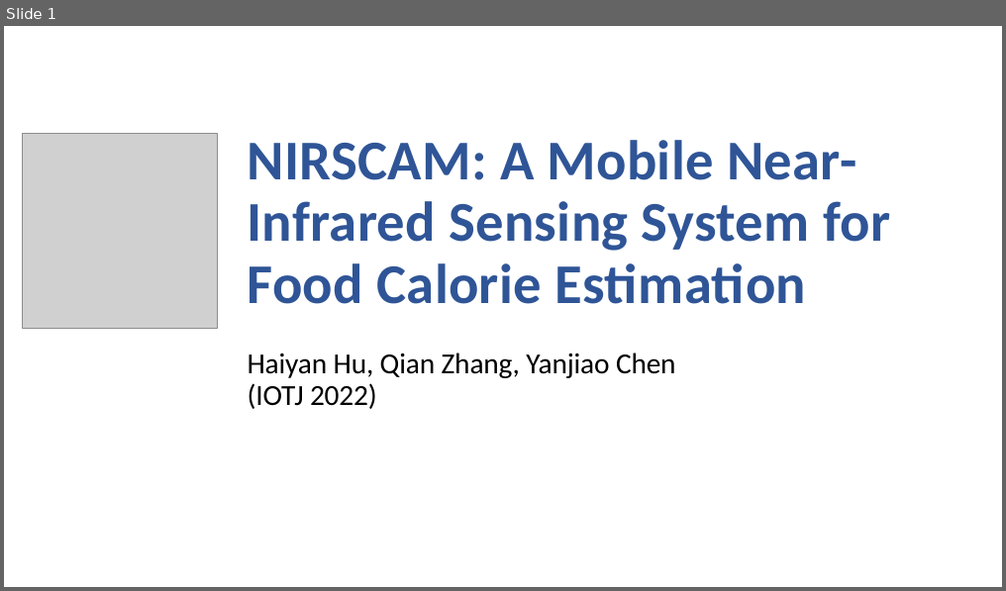
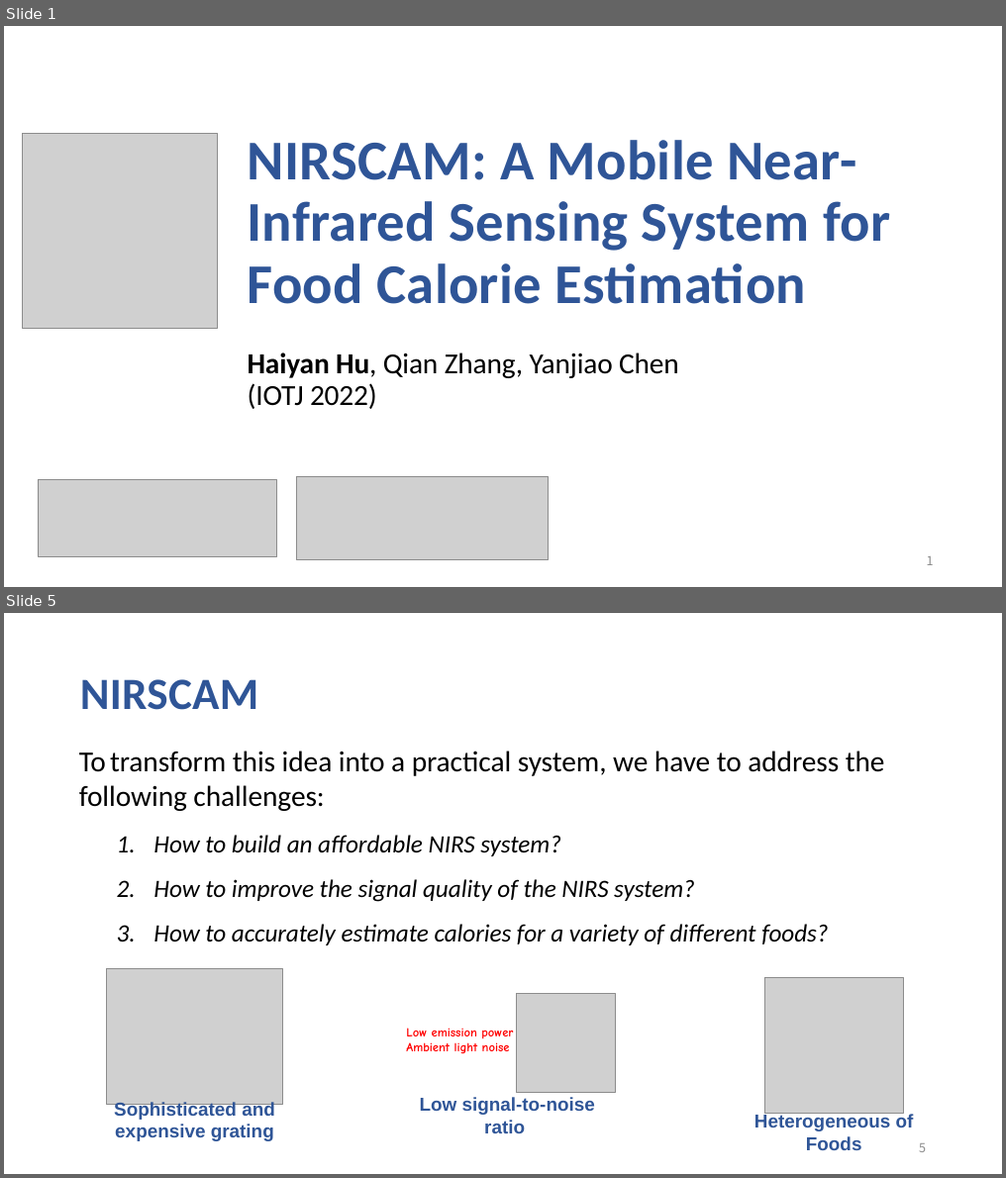
Before and after one commit to hyanhu/hyanhu.github.io, a slide deck: files/NIRSCAM.pptx. Shown one above the other, each under a label of ours: slide 1 before the commit, slides 1 and 5 after it; the slides between them are not shown. The pictures are 1006x591 and 1006x1178 pixels, drawn with LibreOffice and Linux fonts; fonts in the diff are those of the drawing; grey boxes stand for pictures. Boxes give left, top, right and bottom in pixels: in the first picture for what was removed or moved away, otherwise in the second. Text is boxed around its words. In the diff, an @@ line names an element or a change of style, - is before the commit and + after.

```diff
--- a/files/NIRSCAM.pptx
+++ b/files/NIRSCAM.pptx
@@ slide 5 added at box(4, 613, 1002, 1174), background #FFFFFF @@
@@ title added at box(80, 679, 258, 710), 43 pt, text #2F5597, bold @@
+NIRSCAM
@@ text added at box(79, 751, 885, 946), 24 pt, text #000000, italic @@
+To transform this idea into a practical system, we have to address the following challenges:
+  1. How to build an affordable NIRS system?
+  2. How to improve the signal quality of the NIRS system?
+  3. How to accurately estimate calories for a variety of different foods?
@@ picture added at box(107, 969, 282, 1105) @@
@@ picture added at box(517, 994, 616, 1092) @@
@@ picture added at box(764, 977, 904, 1114) @@
@@ text added at box(406, 1028, 513, 1054), 12 pt, text #FF0000, bold @@
+Low emission power
+Ambient light noise
@@ text added at box(114, 1102, 275, 1142), 18 pt, text #2F5597, bold @@
+Sophisticated and expensive grating
@@ text added at box(420, 1097, 595, 1134), 18 pt, text #2F5597, bold @@
+Low signal-to-noise ratio
@@ text added at box(754, 1113, 914, 1151), 18 pt, text #2F5597, bold @@
+Heterogeneous of Foods
@@ page number added at box(919, 1144, 926, 1153), 12 pt, text #8C8C8C @@
+5
@@ slide 1 changed as well @@
@@ title "NIRSCAM: A Mobile Near-Infrared Sensing ..." at box(248, 140, 890, 409): bold on in "Haiyan Hu," @@
@@ picture added at box(38, 480, 277, 557) @@
@@ picture added at box(297, 476, 549, 561) @@
@@ page number added at box(927, 557, 934, 566), 12 pt, text #8C8C8C @@
+1
```
Also in this commit, not shown: 2 other slides changed, 8 other slides added, 3 slides removed, 1 other file.
